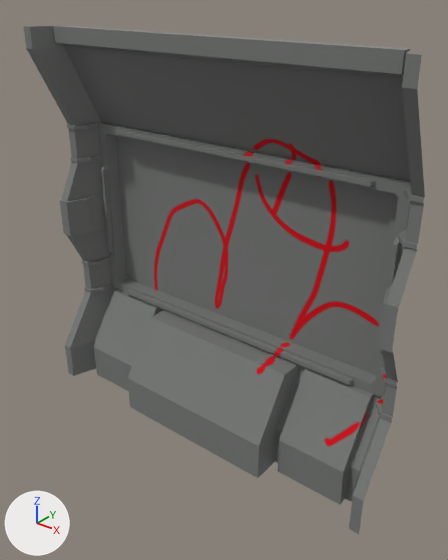
Before and after pictures for a commit that changed the FBX model SpaceCape/Assets/Models/Models_Colored/Wall_empty.fbx.
Both versions are drawn from a 50 mm camera at (0.00454, -0.00798, 0.00309) aimed at (0.0002, -0.00257, -0.00027). Every picture has the same lights, and +X, +Y and +Z are marked at lower left. Where no turn or scale is listed for an object, it has been applied to the vertices.

In view in the first picture: 'node_id4'.
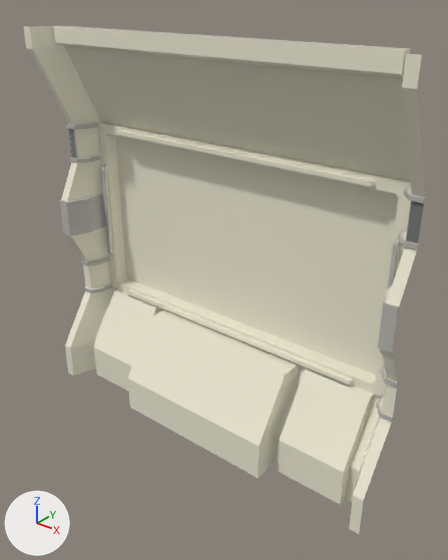
What differs and where, as boxes [x1, y1, x2, y2] in the pictures (448 x 560 px):
'node_id4', surface changed: [23, 25, 425, 534] in both

The change, as a list of edits to the scene's bpy script:
```text
Add img_167_png:
    img_167_png = load_image('167.png', '_unpacked/167.png', 2048, 2048, 'sRGB')
Add img_163_png:
    img_163_png = load_image('163.png', '_unpacked/163.png', 2048, 2048, 'sRGB')
Change mat_material_50:
    where n2 = _N.new('ShaderNodeTexImage'); n2.name = 'Image Texture'
    n2.image: img_151_png -> img_163_png
    where n3 = _N.new('ShaderNodeTexImage'); n3.name = 'Image Texture.001'
    n3.image: img_155_png -> img_167_png
```
